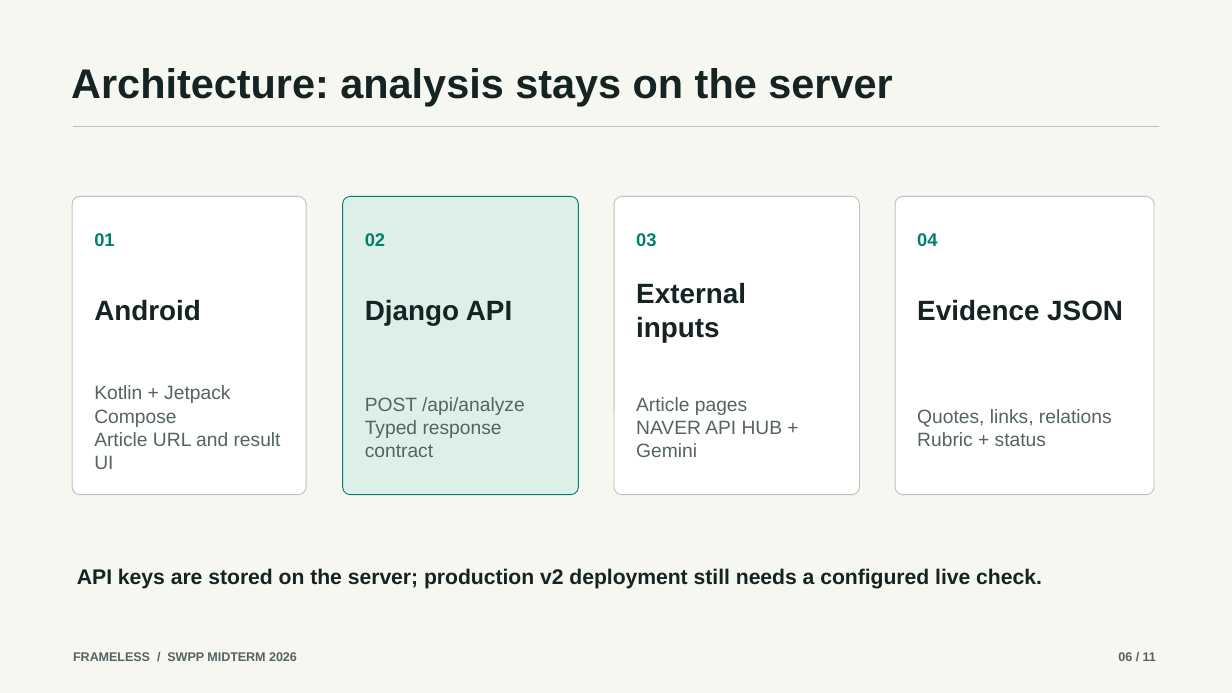
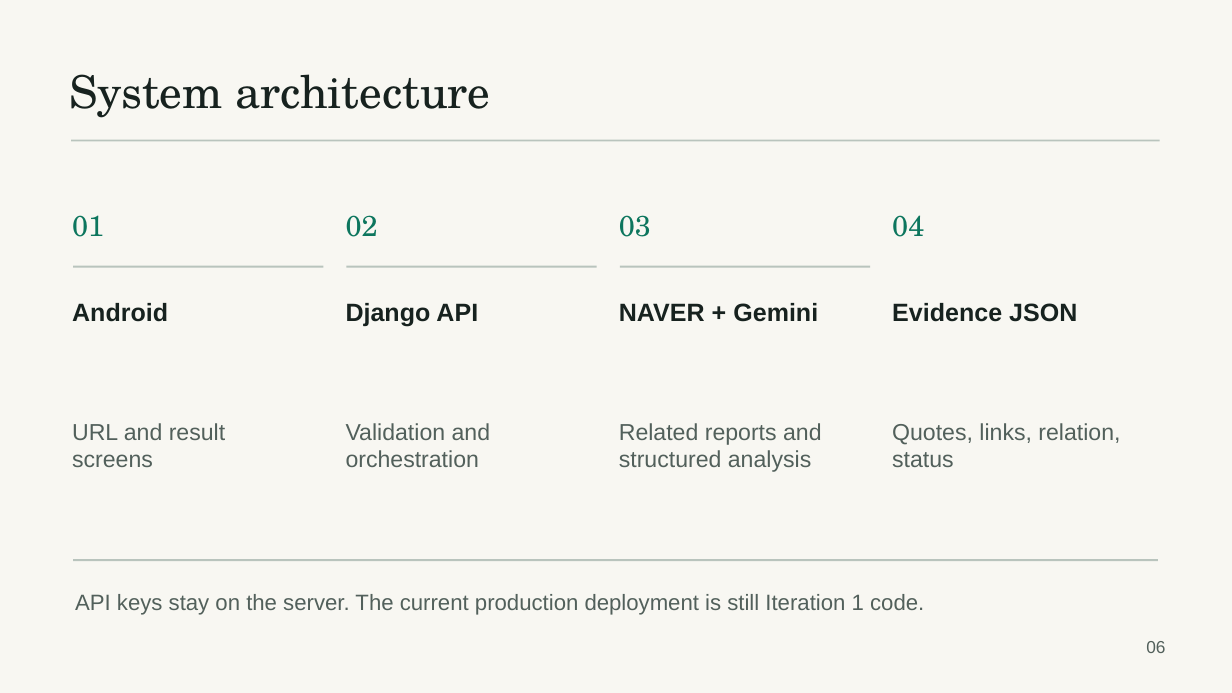
Before and after one commit to snuhcs-course/swpp-2026-project-team-05, a slide deck: slide 6 of docs/midterm-presentation-draft.pptx. Drawn at 1232x693 pixels with LibreOffice and Linux fonts; fonts in the diff are those of the drawing. Boxes give left, top, right and bottom in pixels: in the first picture for what was removed or moved away, otherwise in the second. Text is boxed around its words. In the diff, an @@ line names an element or a change of style, - is before the commit and + after.

Commit message:
Refresh Iteration 2 evidence and midterm slides

```diff
--- a/docs/midterm-presentation-draft.pptx
+++ b/docs/midterm-presentation-draft.pptx
@@ background #F7F7F1 to #F8F7F2 @@
@@ text at bbox=[69, 74, 490, 118]: text changed; size 32.2 to 35.2 pt; font Arial to TeX Gyre Schola; text colour #152323 to #17221F; bold off @@
-Architecture: analysis stays on the server
+System architecture
@@ rectangle: place and size @@
-rectangle at bbox=[73, 126, 1159, 127]
+rectangle at bbox=[71, 140, 1160, 141]
@@ rectangle at bbox=[71, 140, 1160, 141]: fill #B7C4BF to #B9C4BD @@
@@ size 14.2 to 22.5 pt, font Arial to TeX Gyre Schola, text colour #007E72 to #0D765E, bold off in 4 elements at bbox=[892, 215, 924, 237], bbox=[619, 215, 651, 237], bbox=[346, 215, 378, 237], bbox=[72, 215, 104, 237] @@
@@ text "01": place and size @@
-text "01" at bbox=[94, 233, 114, 246]
+text "01" at bbox=[72, 215, 104, 237]
@@ rounded rectangle removed at bbox=[72, 196, 306, 494] @@
@@ rounded rectangle removed at bbox=[343, 196, 579, 494] @@
@@ text "02": place and size @@
-text "02" at bbox=[365, 233, 385, 246]
+text "02" at bbox=[346, 215, 378, 237]
@@ rounded rectangle removed at bbox=[615, 196, 860, 494] @@
@@ text "03": place and size @@
-text "03" at bbox=[636, 233, 656, 246]
+text "03" at bbox=[619, 215, 651, 237]
@@ text "04": place and size @@
-text "04" at bbox=[917, 233, 937, 246]
+text "04" at bbox=[892, 215, 924, 237]
@@ rounded rectangle removed at bbox=[896, 196, 1154, 494] @@
@@ rectangle added at bbox=[73, 266, 323, 268], fill #B9C4BD @@
@@ rectangle added at bbox=[347, 266, 597, 268], fill #B9C4BD @@
@@ rectangle added at bbox=[620, 266, 871, 268], fill #B9C4BD @@
@@ size 21.8 to 19.5 pt, text colour #152323 to #17221F in 3 elements at bbox=[892, 303, 1077, 322], bbox=[346, 303, 478, 327], bbox=[72, 303, 168, 322] @@
@@ text "Android": place and size @@
-text "Android" at bbox=[94, 299, 201, 321]
+text "Android" at bbox=[72, 303, 168, 322]
@@ text "Django API": place and size @@
-text "Django API" at bbox=[365, 299, 512, 325]
+text "Django API" at bbox=[346, 303, 478, 327]
@@ text removed at bbox=[636, 282, 746, 342] @@
-External inputs
@@ text "Evidence JSON": place and size @@
-text "Evidence JSON" at bbox=[917, 299, 1123, 321]
+text "Evidence JSON" at bbox=[892, 303, 1077, 322]
@@ text at bbox=[619, 303, 818, 322]: text changed; size 15 to 19.5 pt; text colour #556363 to #17221F; bold on @@
-Article pages
-NAVER API HUB + Gemini
+NAVER + Gemini
@@ text removed at bbox=[365, 397, 525, 457] @@
-POST /api/analyze
-Typed response contract
@@ text at bbox=[72, 423, 225, 467]: text changed; size 15 to 18 pt; text colour #556363 to #52605B @@
-Kotlin + Jetpack Compose
-Article URL and result UI
+URL and result screens
@@ text added at bbox=[346, 423, 491, 467], 18 pt, text #52605B @@
+Validation and orchestration
@@ text added at bbox=[619, 423, 822, 472], 18 pt, text #52605B @@
+Related reports and structured analysis
@@ text at bbox=[892, 423, 1120, 467]: text changed; size 15 to 18 pt; text colour #556363 to #52605B @@
-Quotes, links, relations
-Rubric + status
+Quotes, links, relation, status
@@ rectangle added at bbox=[73, 559, 1158, 561], fill #B9C4BD @@
@@ text at bbox=[75, 594, 924, 615]: text changed; size 16.5 to 17.2 pt; text colour #152323 to #52605B; bold off @@
-API keys are stored on the server; production v2 deployment still needs a configured live check.
+API keys stay on the server. The current production deployment is still Iteration 1 code.
@@ text removed at bbox=[73, 652, 297, 661] @@
-FRAMELESS / SWPP MIDTERM 2026
@@ text at bbox=[1146, 641, 1165, 653]: text changed; size 9.8 to 13.5 pt; text colour #556363 to #52605B; bold off @@
-06 / 11
+06
```
Also in this commit, not shown: 3 other slides changed, 7 slides added, 7 slides removed, 7 other files.
